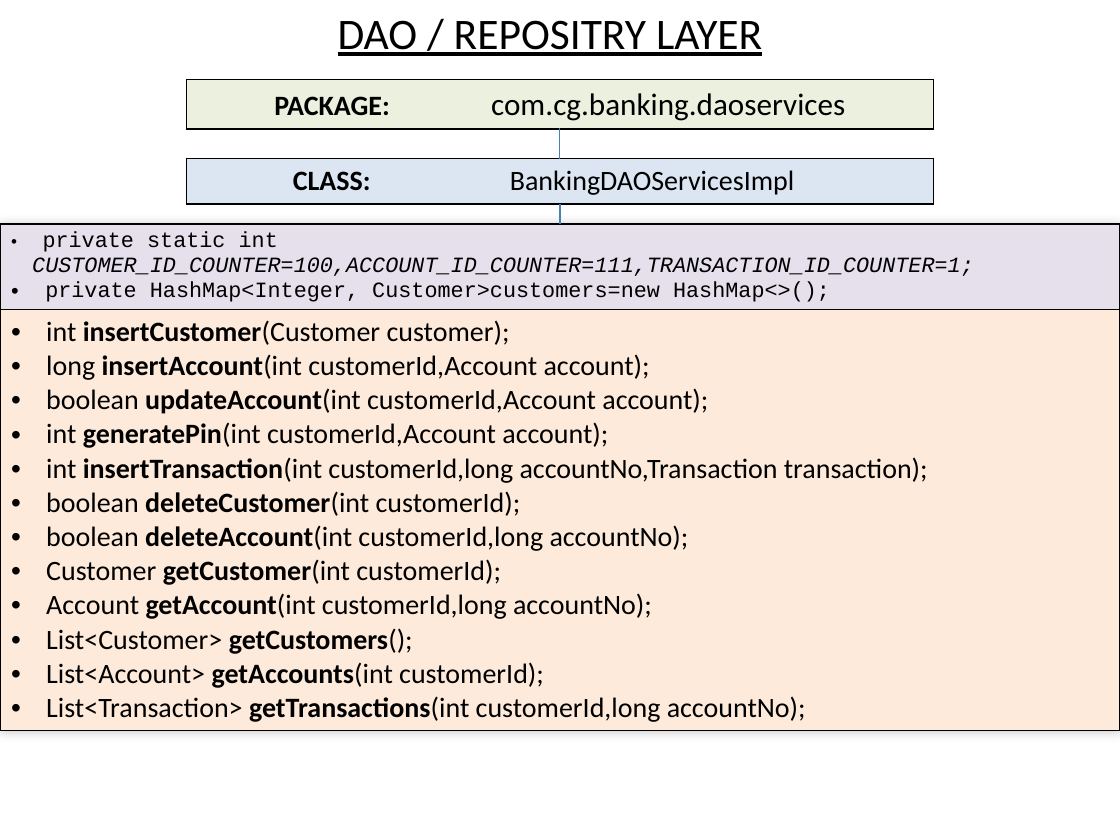
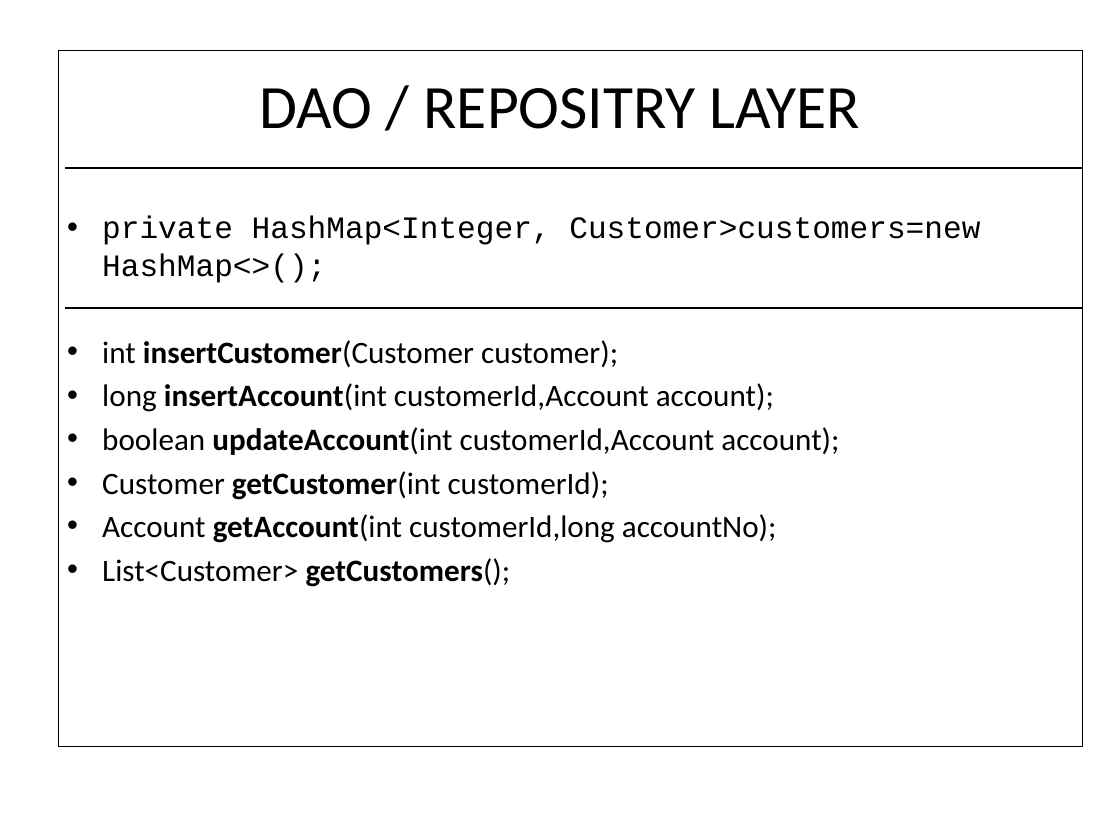
Before and after one commit to Manisha-shivagari/ppt, a slide deck: slide 8 of SHYAM_BANKING_PPT.pptx (slide 6 before the commit). Drawn at 1120x840 pixels with LibreOffice and Linux fonts; fonts in the diff are those of the drawing. Boxes give left, top, right and bottom in pixels: in the first picture for what was removed or moved away, otherwise in the second. Text is boxed around its words. In the diff, an @@ line names an element or a change of style, - is before the commit and + after.

```diff
--- a/SHYAM_BANKING_PPT.pptx
+++ b/SHYAM_BANKING_PPT.pptx
@@ title "DAO / REPOSITRY LAYER": place and size @@
-title "DAO / REPOSITRY LAYER" at (338,20,762,56)
+title "DAO / REPOSITRY LAYER" at (259,88,860,129)
@@ title "DAO / REPOSITRY LAYER" at (259,88,860,129): size 28 to 39.6 pt, underline off; alignment left to centre; vertical alignment top to middle @@
@@ table added at (58,50,1082,747), 1 rows, 1 columns @@
+
@@ table removed at (187,80,934,128), 1 rows, 1 columns @@
-PACKAGE: com.cg.banking.daoservices
@@ line removed from (560, 129) to (560, 159) @@
@@ line added from (65, 168) to (1083, 168), #000000 0.75 pt @@
@@ table removed at (187,159,934,205), 1 rows, 1 columns @@
-CLASS: BankingDAOServicesImpl
@@ line removed from (560, 204) to (560, 224) @@
@@ table removed at (0,224,1120,728), 2 rows, 1 columns @@
-private static int CUSTOMER_ID_COUNTER=100,ACCOUNT_ID_COUNTER=111,TRANSACTION_ID_COUNTER=1; / private HashMap<Integer, Customer>customers=new HashMap<>();
-int insertCustomer(Customer customer); / long insertAccount(int customerId,Account account); / boolean updateAccount(int customerId,Account account); / int generatePin(int customerId,Account account); / int insertTransaction(int customerId,long accountNo,Transaction transaction); / boolean deleteCustomer(int customerId); / boolean deleteAccount(int customerId,long accountNo); / Customer getCustomer(int customerId); / Account getAccount(int customerId,long accountNo); / List<Customer> getCustomers(); / List<Account> getAccounts(int customerId); / List<Transaction> getTransactions(int customerId,long accountNo);
@@ text added at (102,216,980,587), 20 pt, text #000000 @@
+• private HashMap<Integer, Customer>customers=new HashMap<>();
+• int insertCustomer(Customer customer);
+• long insertAccount(int customerId,Account account);
+• boolean updateAccount(int customerId,Account account);
+• Customer getCustomer(int customerId);
+• Account getAccount(int customerId,long accountNo);
+• List<Customer> getCustomers();
@@ line added from (65, 308) to (1083, 308), #000000 0.75 pt @@
```
Also in this commit, not shown: 4 other slides changed, 4 slides added, 3 slides removed.
